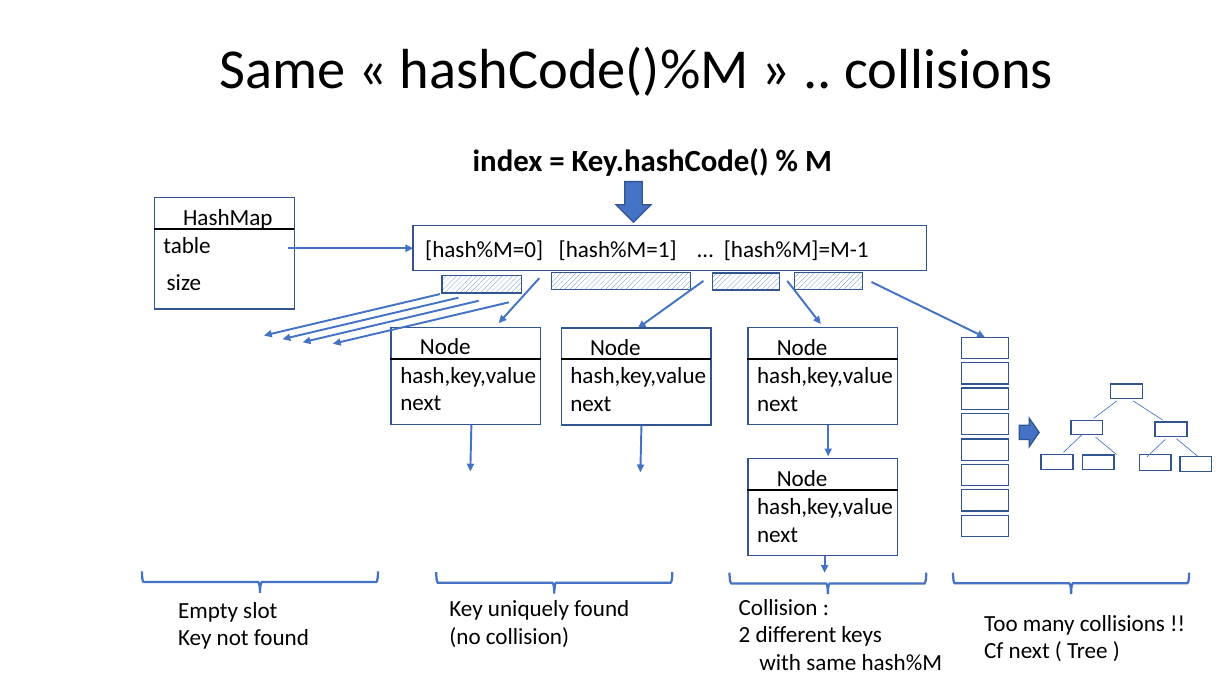
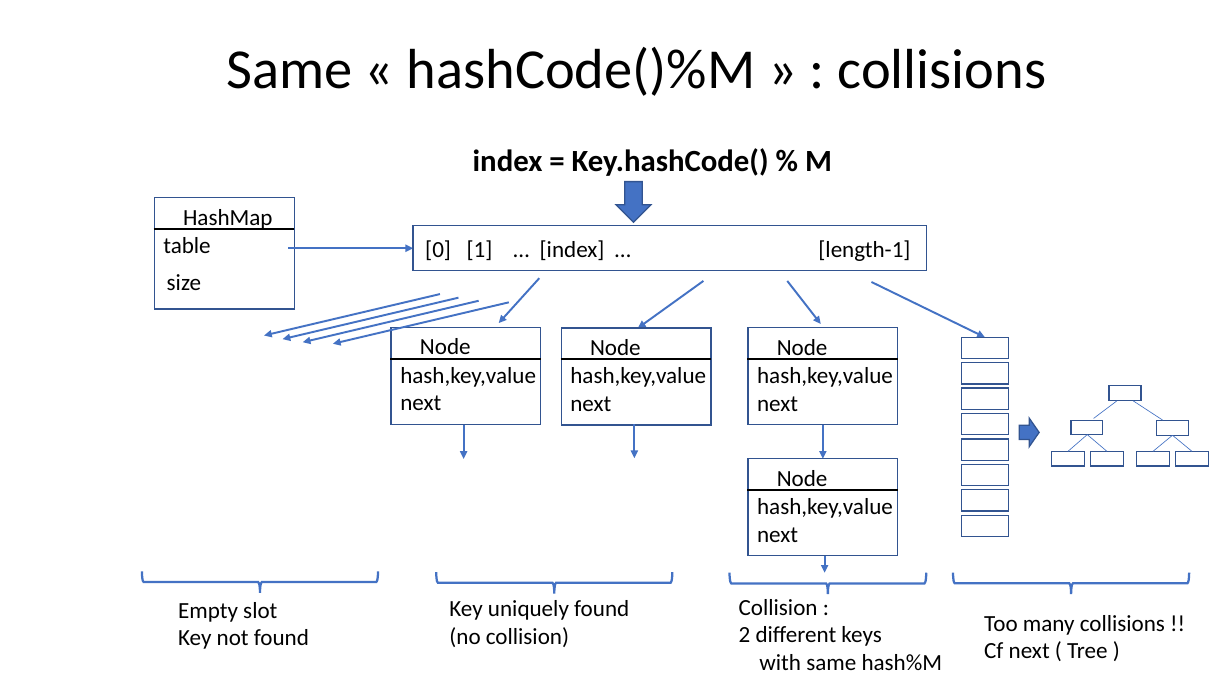
Before and after one commit to Arnaud-Nauwynck/presentations, a slide deck: slide 23 of java/Basic-Data-Structures.pptx (slide 21 before the commit). Drawn at 1232x693 pixels with LibreOffice and Linux fonts; fonts in the diff are those of the drawing. Boxes give left, top, right and bottom in pixels: in the first picture for what was removed or moved away, otherwise in the second. Text is boxed around its words. In the diff, an @@ line names an element or a change of style, - is before the commit and + after.

```diff
--- a/java/Basic-Data-Structures.pptx
+++ b/java/Basic-Data-Structures.pptx
@@ title at (x1=226, y1=47, x2=1046, y2=96): text changed @@
-Same « hashCode()%M » .. collisions
+Same « hashCode()%M » : collisions
@@ text at (x1=425, y1=240, x2=910, y2=261): text changed @@
-[hash%M=0] [hash%M=1] … [hash%M]=M-1
+[0] [1] … [index] … [length-1]
@@ rectangle removed at (x1=442, y1=275, x2=521, y2=293) @@
@@ rectangle removed at (x1=552, y1=273, x2=690, y2=289) @@
@@ rectangle removed at (x1=713, y1=273, x2=780, y2=289) @@
@@ rectangle removed at (x1=795, y1=273, x2=862, y2=289) @@
@@ arrow moved from (471, 425) - (470, 471) to (464, 425) - (464, 459) @@
@@ arrow moved from (641, 425) - (640, 472) to (635, 424) - (635, 458) @@
@@ arrow moved from (828, 425) - (828, 457) to (823, 425) - (823, 458) @@
@@ line moved from (1082, 435) - (1064, 453) to (1088, 434) - (1068, 451) @@
@@ line moved from (1096, 437) - (1117, 455) to (1088, 434) - (1107, 451) @@
@@ line moved from (1165, 439) - (1147, 457) to (1173, 435) - (1153, 451) @@
@@ 2 rectangles, 1 line moved together from (x1=1140, y1=439, x2=1212, y2=471) to (x1=1137, y1=435, x2=1209, y2=466) @@
@@ rectangle moved from (x1=1042, y1=455, x2=1073, y2=470) to (x1=1052, y1=451, x2=1085, y2=466) @@
@@ rectangle moved from (x1=1082, y1=455, x2=1114, y2=470) to (x1=1091, y1=451, x2=1124, y2=466) @@
```
Also in this commit, not shown: 4 other slides changed, 21 slides added.
